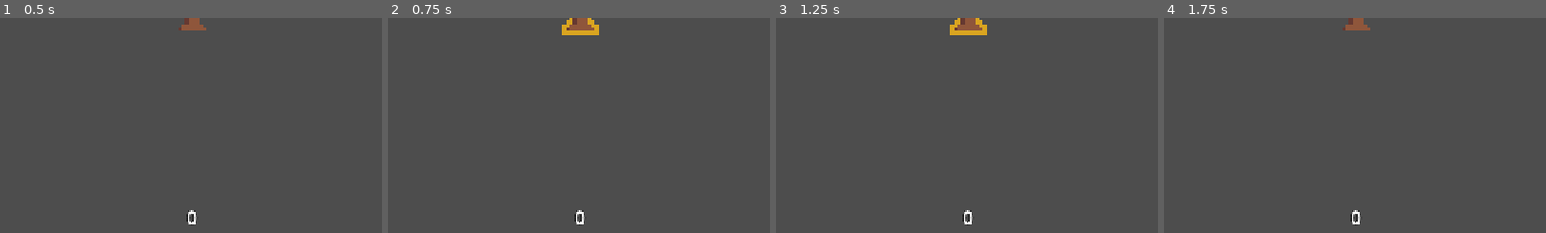
Above: before the commit, frames 1-4 (left to right).
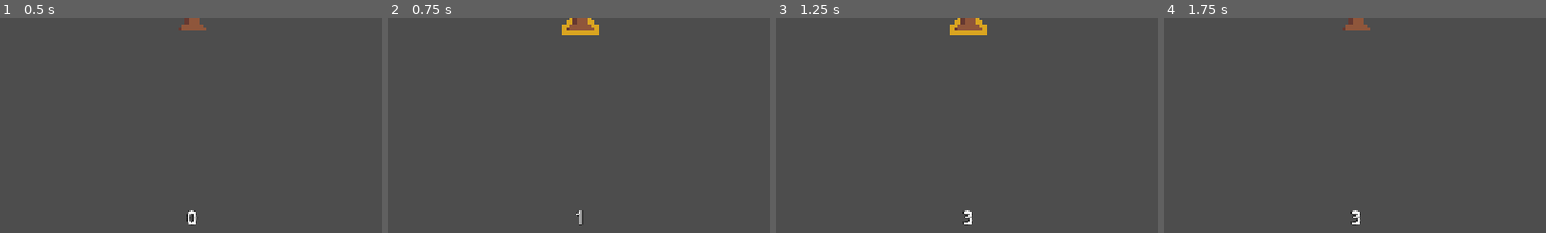
Above: after the commit, the same moments.

Repository: starcereal/project-bears
Game: Godot game, scene res://Scenes/World/world.tscn
Two runs of this game, one before a commit and one after it. Both use one fixed random seed, a clock stepped at 60 frames per second and the inputs below.
Inputs (mouse positions are % of the whole screen's width and height, from its top left):
- Up to frame 1 (0.5 s): no input
- Up to frame 2 (0.75 s): tap Enter at 0.5 s; move the mouse to (50, 46) at 0.52 s; press the mouse at (50, 46) at 0.53 s
- Up to frame 3 (1.25 s): no input
- Up to frame 4 (1.75 s): tap Space at 1.25 s; move the mouse to (30, 55) at 1.27 s; release the mouse at (30, 55) at 1.28 s; click (30, 55) at 1.35 s
The pictures show only the part of the screen within x 25-75%, y 49-99%; the shares and areas given below are measured in that part.

Frame 1 is identical in both runs. In frame 2, 0.1% of the frame differs, in the area x 48-52%, y 89-96%; in frame 3, less than 0.1%; in frame 4, less than 0.1%.
Error before the commit: Invalid type in function 'connect' in base 'Signal'. Cannot convert argument 1 from Nil to Callable. (res://Scripts/Structures/structure.gd:13)

Commit message:
HUD will update with clicks

Diff:
--- a/Scenes/UI/hud.tscn
+++ b/Scenes/UI/hud.tscn
@@ -1,6 +1,9 @@
-[gd_scene format=3 uid="uid://cv32lchg2nqn3"]
+[gd_scene load_steps=2 format=3 uid="uid://cv32lchg2nqn3"]
 
-[node name="HUD" type="CanvasLayer"]
+[ext_resource type="Script" uid="uid://bwxe7m5ptpta" path="res://Scripts/UI/hud.gd" id="1_sprlj"]
+
+[node name="HUD" type="CanvasLayer" groups=["hud"]]
+script = ExtResource("1_sprlj")
 
 [node name="HoneyLabel" type="Label" parent="."]
 anchors_preset = 7
--- /dev/null
+++ b/Scenes/UI/resource_label_particle.tscn
@@ -0,0 +1,3 @@
+[gd_scene format=3 uid="uid://dmiitgcfalq3b"]
+
+[node name="ResourceLabelParticle" type="Node2D"]
--- a/Scripts/Structures/clickable_area.gd
+++ b/Scripts/Structures/clickable_area.gd
@@ -6,7 +6,7 @@
 signal give_money
 
 var is_mouse_on : bool = false
-var click_cooldown : float = .2
+var click_cooldown : float = .25
 var cooldown : float = 0
 
 
--- a/Scripts/Structures/structure.gd
+++ b/Scripts/Structures/structure.gd
@@ -7,16 +7,27 @@
 #2) click on ClickableArea in scene tree and connect ClickableArea
 
 @export var sprite : Sprite2D
+@export_category("Currency Info")
+@export_enum("Honey","Pollen","Diamond") var currency_type: int = 0
 @onready var clickable_area: ClickableArea = $ClickableArea
 
 func _ready() -> void:
-	clickable_area.give_money.connect(give_currency())
+	clickable_area.give_money.connect(give_currency)
 
 func _on_clickable_area_mouse_on_structure(mouse_on_object: bool) -> void:
+	# when a player hovers on a structure, change shader to show
 	if mouse_on_object:
 		sprite.material.set_shader_parameter("thickness", 1)
 	else:
 		sprite.material.set_shader_parameter("thickness", 0)
 
 func give_currency():
-	print("giving money to player")
+	match currency_type:
+		0: #honey
+			Global.honey_count += 1
+		1: #pollen
+			Global.pollen_count += 1
+		2: #diamond
+			Global.diamond_count += 1
+		_:
+			Global.honey_count += 1
--- /dev/null
+++ b/Scripts/UI/hud.gd
@@ -0,0 +1,9 @@
+extends CanvasLayer
+@onready var honey_label: Label = $HoneyLabel
+
+#TODO Optimize?
+# do we say fuggit and update the text every frame?
+# theres nothing heavy in our game
+
+func _physics_process(delta: float) -> void:
+	honey_label.text = str(roundi(Global.honey_count))
--- a/project.godot
+++ b/project.godot
@@ -15,11 +15,20 @@
 config/features=PackedStringArray("4.4", "GL Compatibility")
 config/icon="res://icon.svg"
 
+[autoload]
+
+Global="*res://Scripts/Utility/Global.gd"
+GlobalPreloads="*res://Scripts/Utility/GlobalPreloads.gd"
+
 [display]
 
 window/size/viewport_width=1280
 window/size/viewport_height=720
 window/stretch/mode="canvas_items"
+
+[global_group]
+
+hud=""
 
 [input]
 
Not shown, added: Scripts/UI/hud.gd.uid
Not shown, added: Scripts/Utility/GlobalPreloads.gd.uid
